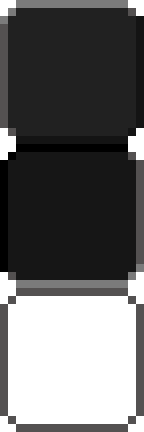
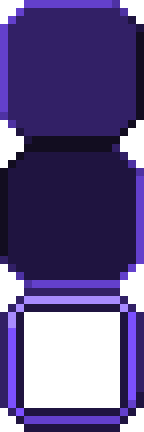
Two versions of the same layered image (144×432). Layer-by-layer changes:
added layer "lighter convex" above "panels" over (0, 0, 144, 144)
added layer "panels" above "Carbon (ref)" over (0, 0, 144, 432)
renamed "Pasted Layer" to "Carbon (ref)", hid it over (0, 0, 144, 432)
